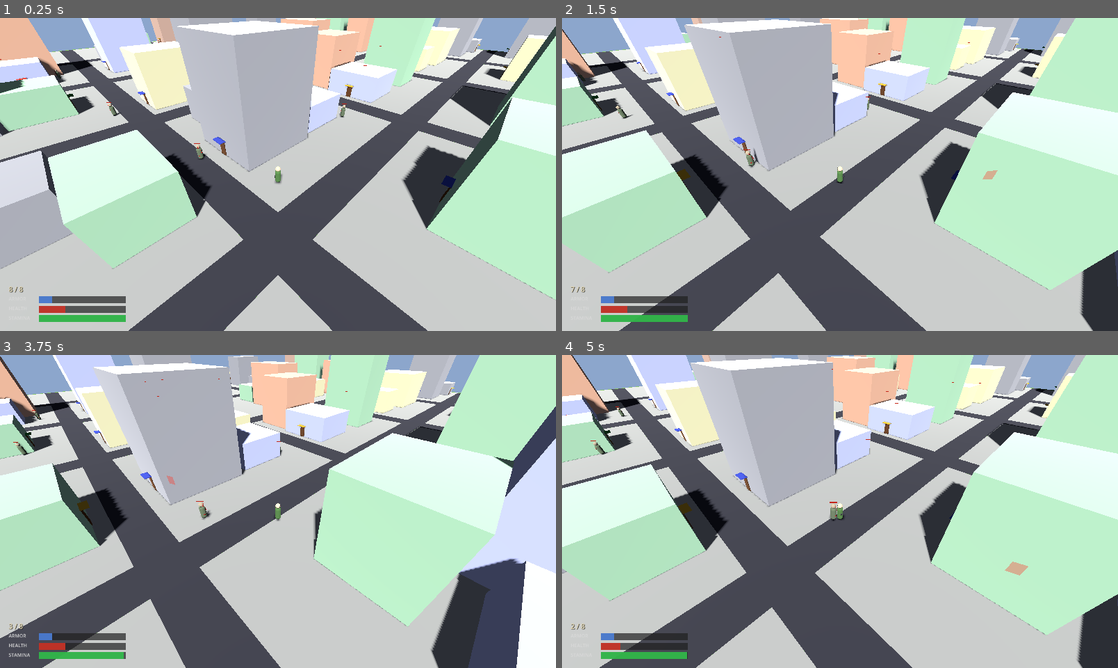
Above: before the commit, frames 1-4 (two rows, left to right).
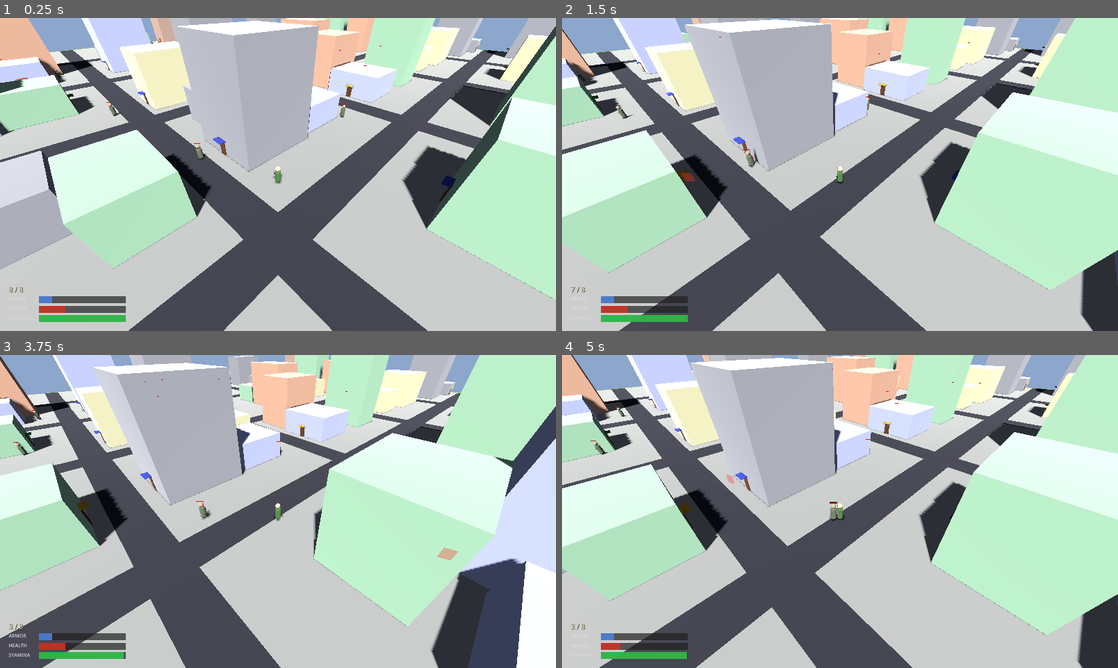
Above: after the commit, the same moments.

Repository: shaoqian2001/vibe-zombie
Game: Godot game, scene res://scenes/Main.tscn
Same seed, same stepped clock (60 frames per second), same inputs: the game is played once before the commit and once after it.
Inputs (mouse positions are in pixels of both pictures, inside the frame that each line leads up to):
- Up to frame 1 (0.25 s): no input
- Up to frame 2 (1.5 s): move the mouse to (962, 158) at 0.52 s; press the mouse at (962, 158) at 0.53 s; hold D (move_right) 0.53-1.28 s; move the mouse to (728, 190) at 1.27 s; release the mouse at (728, 190) at 1.28 s; hold S (move_backward) from 1.28 s (still down); tap F (interact) at 1.35 s
- Up to frame 3 (3.75 s): click (166, 527) at 1.55 s; move the mouse to (333, 442) at 2.02 s; release S (move_backward) at 2.03 s; press the mouse at (333, 442) at 2.03 s; hold D (move_right) 2.03-2.78 s; move the mouse to (250, 574) at 2.77 s; release the mouse at (250, 574) at 2.78 s; hold W (move_forward) 2.78-3.53 s; tap Shift (sprint) at 2.85 s; click (250, 574) at 3.05 s; move the mouse to (444, 558) at 3.52 s; press the mouse at (444, 558) at 3.53 s; hold A (move_left) from 3.53 s (still down)
- Up to frame 4 (5 s): keep holding A (move_left); move the mouse to (673, 464) at 4.27 s; release the mouse at (673, 464) at 4.28 s; tap F (interact) at 4.35 s; click (673, 464) at 4.55 s

The runs differ from the first frame. In frame 1, less than 0.1% of the frame differs, in the area x 49-50%, y 48-52%; in frame 2, 0.1%; in frame 3, 0.1%; in frame 4, 0.1%, in the area x 29-84%, y 38-71%.

Commit message:
Fix gun/aim direction opposite to character face
The player model's visual front (eyes) is at +Z, but the gun was placed
at -Z and all forward calculations used -global_transform.basis.z. This
caused the gun, aim line, and bullets to point opposite to the character's
face. Fixed by moving the pistol to +Z side and using +basis.z as forward.

https://claude.ai/code/session_016qm4EvvEUs7PowHK6sgWGV

Diff:
--- a/scripts/player.gd
+++ b/scripts/player.gd
@@ -77,8 +77,8 @@
 func _build_pistol() -> void:
 	_pistol_node = Node3D.new()
 	_pistol_node.name = "Pistol"
-	# Position at right hand area (-Z is forward in Godot)
-	_pistol_node.position = Vector3(0.35, 1.0, -0.30)
+	# Position at right hand area (+Z is the model's visual front)
+	_pistol_node.position = Vector3(0.35, 1.0, 0.30)
 	add_child(_pistol_node)
 
 	# Grip (handle)
@@ -93,7 +93,7 @@
 	grip.position = Vector3(0.0, -0.06, 0.0)
 	_pistol_node.add_child(grip)
 
-	# Slide (barrel / top part, extends forward = -Z)
+	# Slide (barrel / top part, extends forward = +Z)
 	var slide_mat := StandardMaterial3D.new()
 	slide_mat.albedo_color = Color(0.22, 0.22, 0.24, 1)
 	var slide_mesh := BoxMesh.new()
@@ -102,7 +102,7 @@
 	var slide := MeshInstance3D.new()
 	slide.name = "Slide"
 	slide.mesh = slide_mesh
-	slide.position = Vector3(0.0, 0.06, -0.04)
+	slide.position = Vector3(0.0, 0.06, 0.04)
 	_pistol_node.add_child(slide)
 
 	# Muzzle (small cylinder at the front tip)
@@ -116,7 +116,7 @@
 	var muzzle := MeshInstance3D.new()
 	muzzle.name = "Muzzle"
 	muzzle.mesh = muzzle_mesh
-	muzzle.position = Vector3(0.0, 0.06, -0.14)
+	muzzle.position = Vector3(0.0, 0.06, 0.14)
 	muzzle.rotation_degrees = Vector3(90, 0, 0)
 	_pistol_node.add_child(muzzle)
 
@@ -148,15 +148,15 @@
 func _get_muzzle_world_pos() -> Vector3:
 	if _pistol_node == null:
 		return global_position + Vector3(0, 1.0, 0)
-	# Muzzle tip is just past the muzzle mesh (-Z = forward)
-	return _pistol_node.global_transform * Vector3(0.0, 0.06, -0.16)
+	# Muzzle tip is just past the muzzle mesh (+Z = visual forward)
+	return _pistol_node.global_transform * Vector3(0.0, 0.06, 0.16)
 
 func _update_aim_line() -> void:
 	if _aim_line == null or not is_instance_valid(_aim_line):
 		return
 
 	var muzzle_pos := _get_muzzle_world_pos()
-	var forward := -global_transform.basis.z
+	var forward := global_transform.basis.z
 	forward.y = 0.0
 	if forward.length_squared() < 0.001:
 		return
@@ -199,10 +199,7 @@
 	_reload_timer = RELOAD_TIME
 
 func _fire_bullet() -> void:
-	# FIX 1: The Forward Vector.
-	# If your pistol shoots backwards, change '-global_transform.basis.z'
-	# to 'global_transform.basis.z' or 'global_transform.basis.x' (depending on your 2.5D axes).
-	var forward := -global_transform.basis.z
+	var forward := global_transform.basis.z
 	forward.y = 0.0
 	forward = forward.normalized()
 
